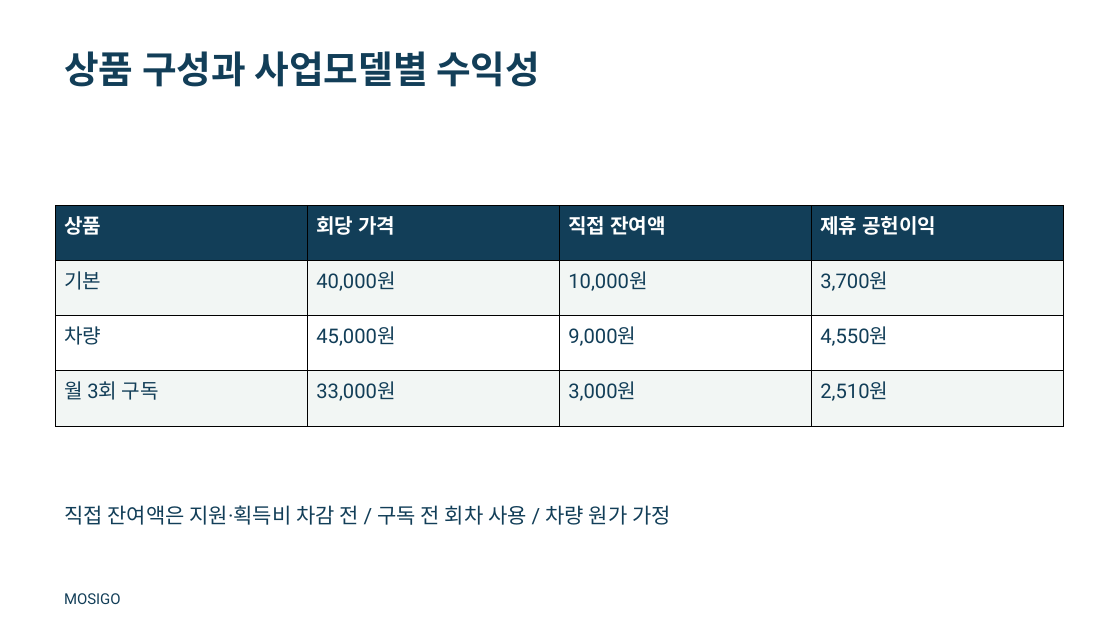
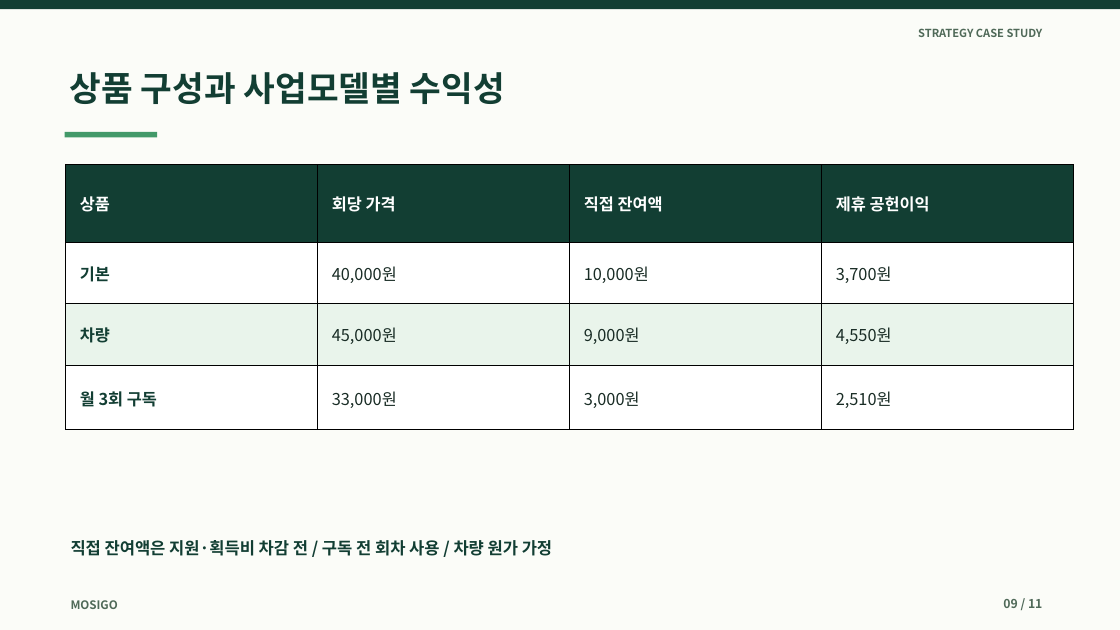
Before and after one commit to dohyunkimmm/mosigo-case-study, a slide deck: slide 9 of downloads/mosigo_report.pptx. Drawn at 1120x630 pixels with LibreOffice and Linux fonts; fonts in the diff are those of the drawing. Boxes give left, top, right and bottom in pixels: in the first picture for what was removed or moved away, otherwise in the second. Text is boxed around its words. In the diff, an @@ line names an element or a change of style, - is before the commit and + after.

```diff
--- a/downloads/mosigo_report.pptx
+++ b/downloads/mosigo_report.pptx
@@ background #FFFFFF to #FBFCF8 @@
@@ rectangle added at [0,0,1120,9], fill #123E33 @@
@@ text added at [918,28,1043,37], 9.5 pt, text #4F6958, bold @@
+STRATEGY CASE STUDY
@@ text "상품 구성과 사업모델별 수익성": place and size @@
-text "상품 구성과 사업모델별 수익성" at [64,51,540,87]
+text "상품 구성과 사업모델별 수익성" at [70,72,505,104]
@@ text "상품 구성과 사업모델별 수익성" at [70,72,505,104]: size 32.2 to 29.5 pt, font Roboto to Noto Sans CJK KR, text colour #123E58 to #123E33; vertical alignment top to middle @@
@@ rectangle added at [65,132,157,138], fill #429969 @@
@@ table at [66,165,1074,430] @@
@@ fill #123E58 to #123E33 in row 1 @@
@@ fill #F2F6F4 to #FFFFFF in 8 cells @@
@@ fill #FFFFFF to #E9F4EB in row 3 @@
@@ size 17.2 to 14 pt, font Roboto to Noto Sans CJK KR @@
@@ text colour #123E58 to #123E33, bold on in "기본", "차량", "월 3회 구독" @@
@@ text colour #123E58 to #192C25 in "40,000원", "10,000원", "3,700원", "45,000원" and 5 more places @@
@@ table: place and size @@
-table at [56,206,1065,426]
+table at [66,165,1074,430]
@@ text "직접 잔여액은 지원·획득비 차감 전 ...": place and size @@
-text "직접 잔여액은 지원·획득비 차감 전 ..." at [64,505,671,525]
+text "직접 잔여액은 지원·획득비 차감 전 ..." at [71,540,552,556]
@@ text "직접 잔여액은 지원·획득비 차감 전 ..." at [71,540,552,556]: size 18 to 14.2 pt, font Roboto to Noto Sans CJK KR, text colour #123E58 to #123E33, bold on; vertical alignment top to middle @@
@@ text "MOSIGO": place and size @@
-text "MOSIGO" at [64,593,120,604]
+text "MOSIGO" at [71,600,118,609]
@@ text "MOSIGO" at [71,600,118,609]: size 12.8 to 10 pt, font Roboto to Noto Sans CJK KR, text colour #123E58 to #4F6958, bold on; vertical alignment top to middle @@
@@ text added at [1003,599,1042,608], 10.5 pt, text #4F6958, bold @@
+09 / 11
```
Also in this commit, not shown: 10 other slides changed, 1 other file.
